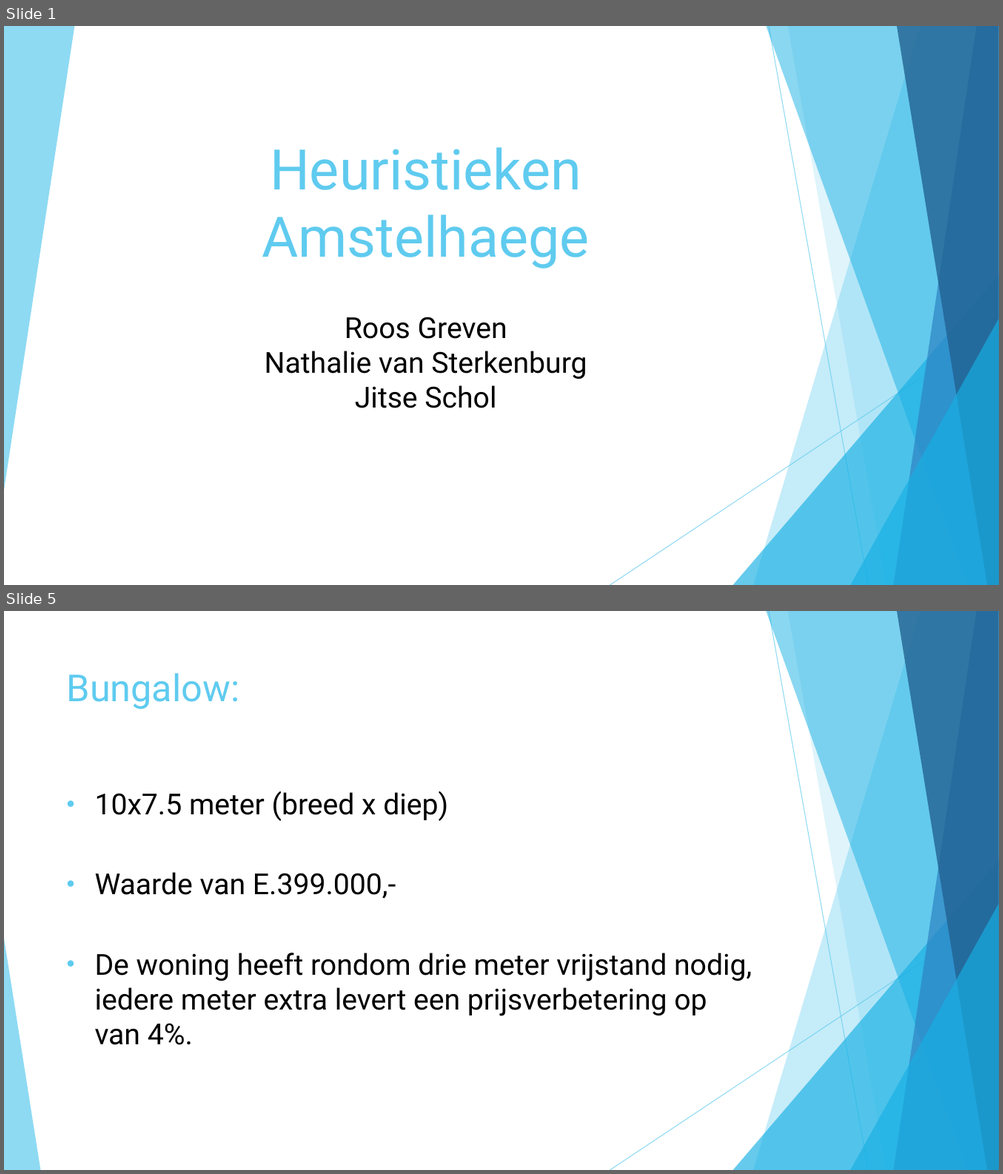
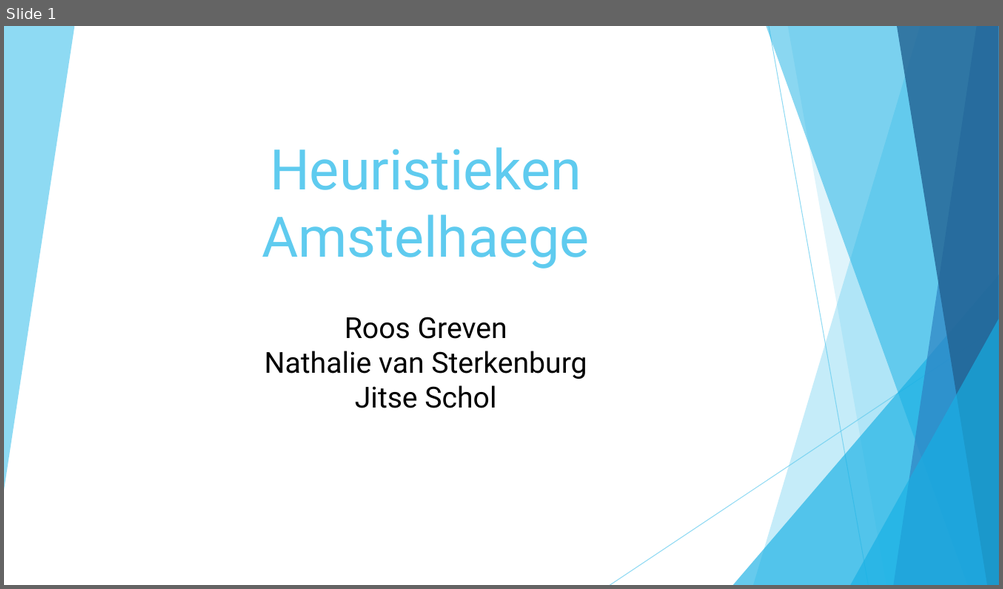
Before and after one commit to roosgreven/Heuristieken, a slide deck: files/presentatie heuristieken.pptx. Shown one above the other, each under a label of ours: slides 1 and 5 before the commit, slide 1 after it; the slides between them are not shown. The pictures are 1003x1174 and 1003x589 pixels, drawn with LibreOffice and Linux fonts; fonts in the diff are those of the drawing. Boxes give left, top, right and bottom in pixels: in the first picture for what was removed or moved away, otherwise in the second. Text is boxed around its words. In the diff, an @@ line names an element or a change of style, - is before the commit and + after.

```diff
--- a/files/presentatie heuristieken.pptx
+++ b/files/presentatie heuristieken.pptx
@@ slide 5 removed at (4, 611, 999, 1170), background #FFFFFF; not listed: 9 template elements that a slide beside it also shows @@
@@ title removed at (67, 673, 240, 709) @@
-Bungalow:
@@ text removed at (95, 791, 751, 1045) @@
-• 10x7.5 meter (breed x diep)
-• Waarde van E.399.000,-
-• De woning heeft rondom drie meter vrijstand nodig, iedere meter extra levert een prijsverbetering op van 4%.
@@ triangle removed at (4, 939, 40, 1170) @@
```
Also in this commit, not shown: 2 slides changed, 4 slides added, 7 other slides removed, 8 other files.
